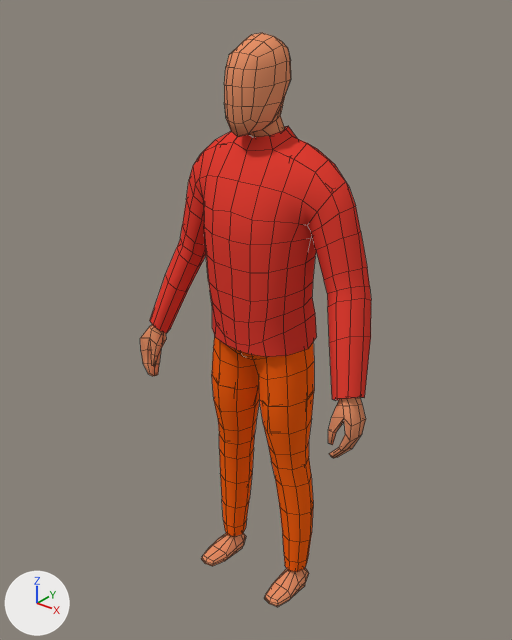
What one commit did to the Blender file By-Community/Brackeys - RPG Tutorial/Assets/Characters/Player.blend.
Both versions are drawn from a camera (50 mm lens) standing at (1.246, -1.576, 2.008) and looking at (-0.034, 0.024, 1.016). Every picture has the same lights, and +X, +Y and +Z are marked at lower left. Mesh edges are drawn as thin lines.

Names of what the first picture shows: 'Pants', 'Shirt', 'Skin'.
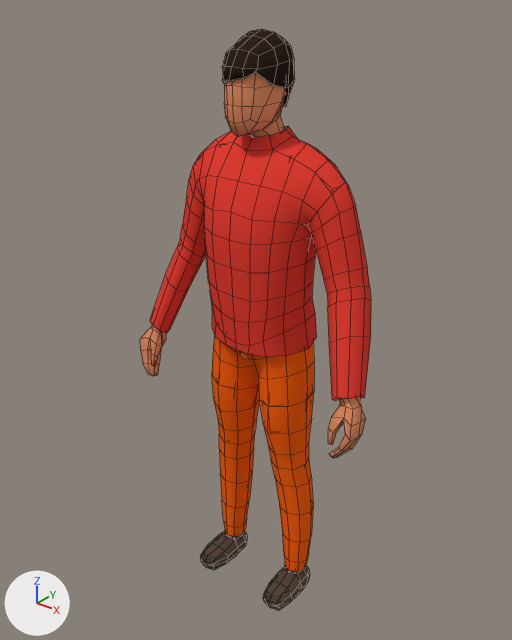
Boxes [x1, y1, x2, y2] around the edits, measured in the pictures (512 x 640 px):
'Skin', deleted (orange): before [140, 33, 366, 607]
'Body_Skin', added: after [140, 73, 366, 572]
'Hair', shown: after [222, 29, 295, 107]
'Shoe', shown: after [200, 530, 310, 611]

Diff of the bpy script that builds the scene:
```diff
--- a/By-Community/Brackeys - RPG Tutorial/Assets/Characters/Player.blend.py
+++ b/By-Community/Brackeys - RPG Tutorial/Assets/Characters/Player.blend.py
@@ me_mesh_skin @@
+me_mesh_skin.from_pydata(...)  # 716 vertices, 714 faces; spans x -0.43..0.43, y -0.14..0.13, z 0.0..1.87
+me_mesh_skin.polygons.foreach_set('use_smooth', [True] * 714)
+me_mesh_skin.materials.append(mat_skin)  # orange #e79167
@@ ob_skin @@
-ob_skin = bpy.data.objects.new('Skin', me_cube_001)
-ob_skin.location = (0.0, 0.0, 0.0)
-_m = ob_skin.modifiers.new('Mirror', 'MIRROR')
-_m.use_clip = True
@@ ob_shoe @@
 _m = ob_shoe.modifiers.new('Mirror', 'MIRROR')
 _m.use_clip = True
-ob_shoe.hide_set(True)  # its collection is switched off
@@ ob_hair @@
 _m = ob_hair.modifiers.new('Solidify', 'SOLIDIFY')
 _m.nonmanifold_merge_threshold = 0.0003
-ob_hair.hide_set(True)  # its collection is switched off
@@ ob_body_skin @@
+ob_body_skin = bpy.data.objects.new('Body_Skin', me_mesh_skin)
+ob_body_skin.location = (0.0, 0.0, 0.0)
```
